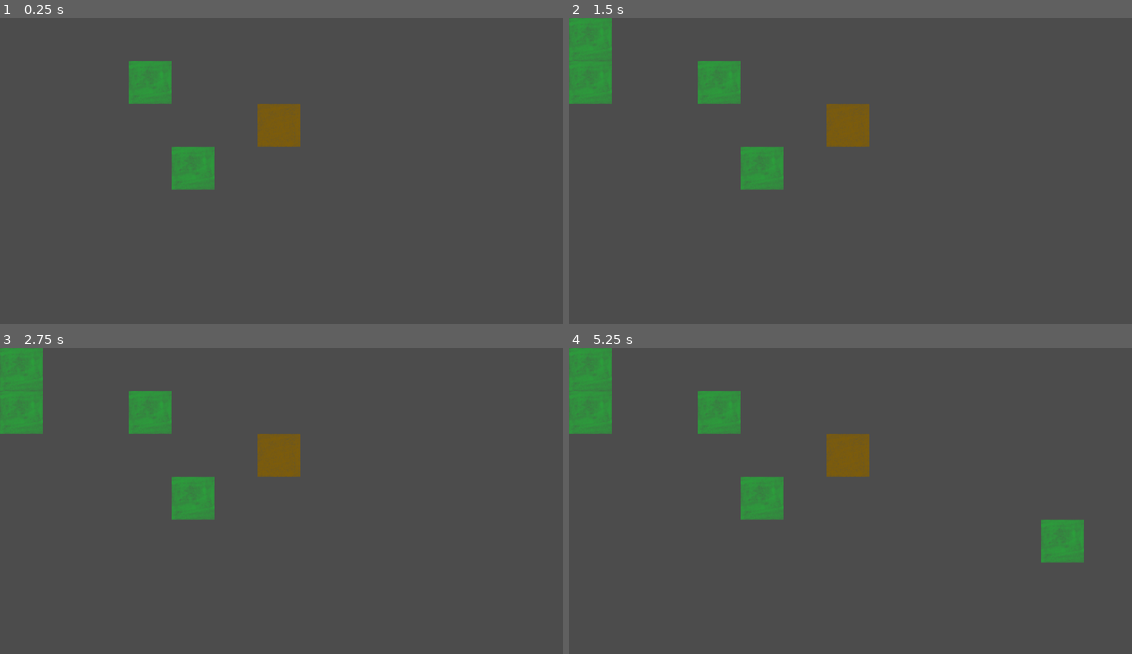
Above: before the commit, frames 1-4 (two rows, left to right).
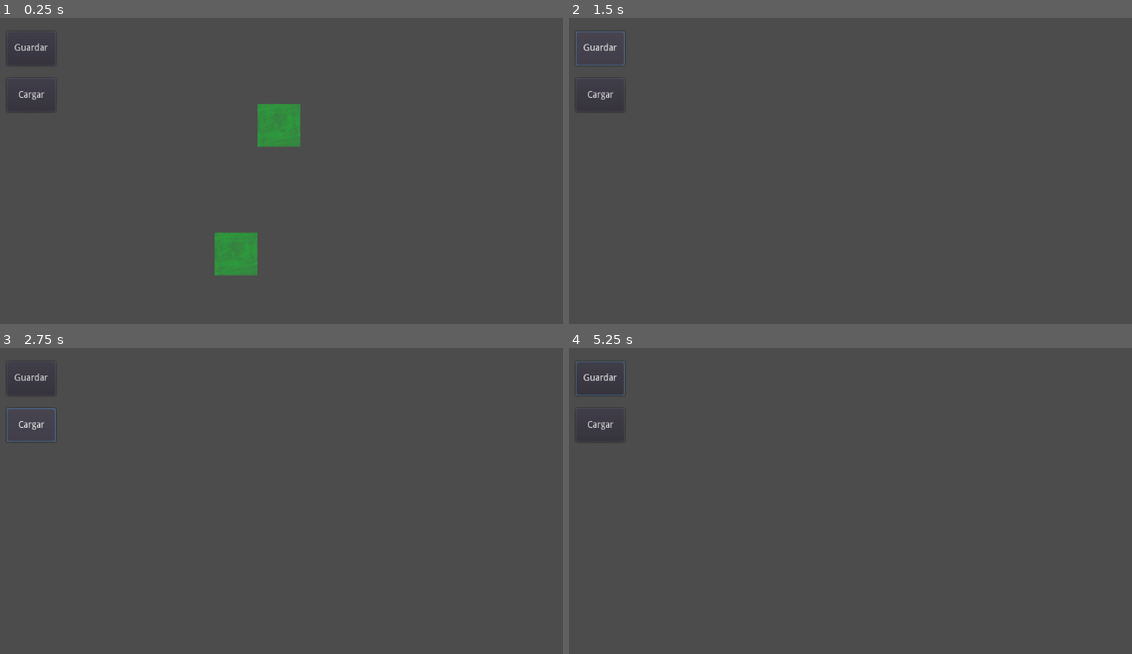
Above: after the commit, the same moments.

Repository: SergioJimenezM/EditorDeMapas
Game: Godot game, scene res://mapaProvicional.tscn
The game is run twice, just before and just after one commit, with the same random seed, the same clock (stepped at 60 frames per second) and the same inputs.
Inputs (mouse positions are in pixels of both pictures, inside the frame that each line leads up to):
- Up to frame 1 (0.25 s): no input
- Up to frame 2 (1.5 s): click (602, 94) at 0.5 s, where only the run after the commit has a clickable "Cargar"; click (602, 48) at 1.25 s, where only the run after the commit has a clickable "Guardar"
- Up to frame 3 (2.75 s): click (33, 424) at 2 s, where only the run after the commit has a clickable "Cargar"
- Up to frame 4 (5.25 s): click (602, 378) at 2.75 s, where only the run after the commit has a clickable "Guardar"; click (602, 424) at 3.5 s, where only the run after the commit has a clickable "Cargar"; click (602, 378) at 4.25 s, where only the run after the commit has a clickable "Guardar"; tap Enter at 5 s; move the mouse to (1064, 528) at 5.02 s; click (1064, 528) at 5.17 s

The runs differ from the first frame. In frame 1, 4.4% of the frame differs, in the area x 1-54%, y 8-85%; in frame 2, 5.4%; in frame 3, 5.4%; in frame 4, 6.5%, in the area x 0-92%, y 0-71%.
Error after the commit: Invalid call. Nonexistent function 'get_name' in base 'Nil'. (res://scripts/editorScript.gd:44)

Commit message:
parece que ahora guarda y carga, pero no, en algún momento funcionará

Diff:
--- a/mapaProvicional.tscn
+++ b/mapaProvicional.tscn
@@ -3,10 +3,30 @@
 [ext_resource path="res://scripts/editorScript.gd" type="Script" id=1]
 [ext_resource path="res://tileSet/tileset.tres" type="TileSet" id=2]
 
-[node name="Node2D" type="Node2D"]
+[node name="raiz" type="Node2D"]
 script = ExtResource( 1 )
 
-[node name="TileMap" type="TileMap" parent="."]
+[node name="loDeLosTiles" type="TileMap" parent="."]
 tile_set = ExtResource( 2 )
 format = 1
-tile_data = PoolIntArray( 65539, 0, 0, 131078, 1, 0, 196612, 0, 0 )
+tile_data = PoolIntArray( 131078, 0, 0, 327685, 0, 0 )
+
+[node name="botonera" type="Control" parent="."]
+margin_right = 90.0
+margin_bottom = 603.0
+
+[node name="Cargar" type="Button" parent="botonera"]
+margin_left = 10.0
+margin_top = 90.0
+margin_right = 83.0
+margin_bottom = 140.0
+text = "Cargar"
+
+[node name="Guardar" type="Button" parent="botonera"]
+margin_left = 10.0
+margin_top = 20.0
+margin_right = 83.0
+margin_bottom = 71.0
+text = "Guardar"
+[connection signal="pressed" from="botonera/Cargar" to="." method="cargar"]
+[connection signal="pressed" from="botonera/Guardar" to="." method="guardar"]
--- a/scripts/editorScript.gd
+++ b/scripts/editorScript.gd
@@ -7,24 +7,40 @@
 #de anubarak para quien lo necesite
 #licencia MIT :D
 
-var tileMap
+var loDeLosTiles
+
 func _ready():
-	tileMap = $TileMap
-	#se toma el nodo hijo para mayor comodidad
+	loDeLosTiles = get_node("loDeLosTiles")
+	#se toma un puntero al nodo hijo para mayor comodidad
 
 func _input(event):
 	if(event is InputEventMouseButton):
 		#toma las presiones del mouse
 		if(event.button_index == BUTTON_LEFT and event.pressed):
 			#en caso de presionar el boton izquierdo
-			var tilePos = tileMap.world_to_map(event.position)
+			var tilePos = loDeLosTiles.world_to_map(event.position)
 			#toma un vector(x,y) y lo traduce en coordenadas de malla
-			tileMap.set_cellv(tilePos, 0)
+			loDeLosTiles.set_cellv(tilePos, 0)
 			#cambia la celda de la posicion por el sprite 0
 
 		if(event.button_index == BUTTON_RIGHT and event.pressed):
 			#igual pero con el boton contrario
-			var tilePos = tileMap.world_to_map(event.position)
+			var tilePos = loDeLosTiles.world_to_map(event.position)
 			#exactamente lo mismo, pero la posicion cambiará
-			tileMap.set_cellv(tilePos, -1)
+			loDeLosTiles.set_cellv(tilePos, -1)
 			#un -1 va a eliminar el sprite en ese sitio de la malla
+
+func guardar():
+	var archivador = File.new()
+	archivador.open("user://juegoGuardado.save", File.WRITE)
+	archivador.store_var(loDeLosTiles, true)
+	archivador.close()
+
+func cargar():
+	var desarchivar = File.new()
+	desarchivar.open("user://juegoGuardado.save", File.READ)
+	loDeLosTiles.queue_free()
+	loDeLosTiles = desarchivar.get_var(true);
+	print(loDeLosTiles.get_name())
+	desarchivar.close()
+	add_child(loDeLosTiles)
Not shown, added: escenariosGuardados/escenario.save
